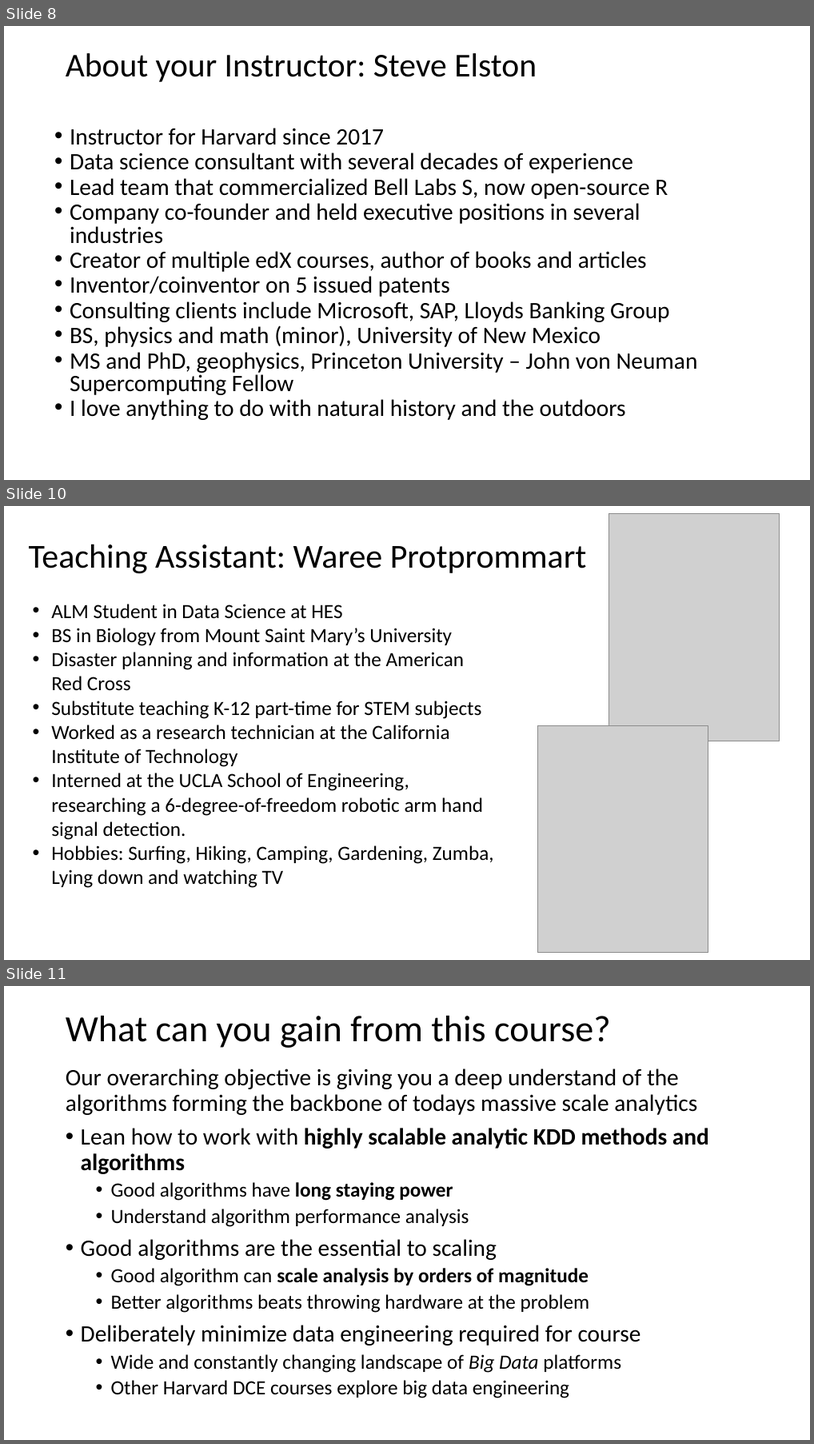
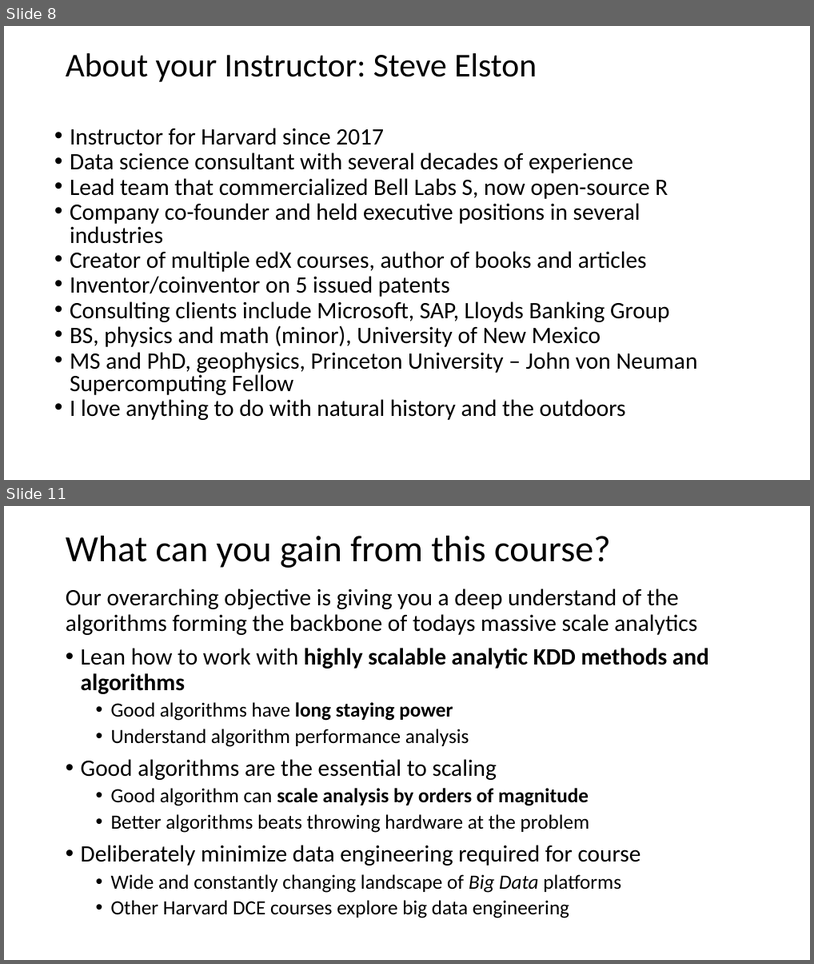
Before and after one commit to jonahneu/CSCI-E-108, a slide deck: slides/1_Introduction.pptx. Shown one above the other, each under a label of ours: slides 8, 10 and 11 before the commit, slides 8 and 11 after it; the slides between them are not shown. The pictures are 814x1444 and 814x964 pixels, drawn with LibreOffice and Linux fonts; fonts in the diff are those of the drawing; grey boxes stand for pictures. Boxes give left, top, right and bottom in pixels: in the first picture for what was removed or moved away, otherwise in the second. Text is boxed around its words. In the diff, an @@ line names an element or a change of style, - is before the commit and + after.

```diff
--- a/slides/1_Introduction.pptx
+++ b/slides/1_Introduction.pptx
@@ slide 10 removed at box(4, 506, 810, 960), background #FFFFFF @@
@@ picture removed at box(609, 514, 779, 740) @@
@@ title removed at box(29, 544, 587, 574) @@
-Teaching Assistant: Waree Protprommart
@@ text removed at box(51, 604, 494, 888) @@
-• ALM Student in Data Science at HES
-• BS in Biology from Mount Saint Mary’s University
-• Disaster planning and information at the American Red Cross
-• Substitute teaching K-12 part-time for STEM subjects
-• Worked as a research technician at the California Institute of Technology
-• Interned at the UCLA School of Engineering, researching a 6-degree-of-freedom robotic arm hand signal detection.
-• Hobbies: Surfing, Hiking, Camping, Gardening, Zumba, Lying down and watching TV
@@ picture removed at box(538, 725, 708, 952) @@
```
Also in this commit, not shown: 4 slides changed, 6 slides added, 1 other slide removed.
